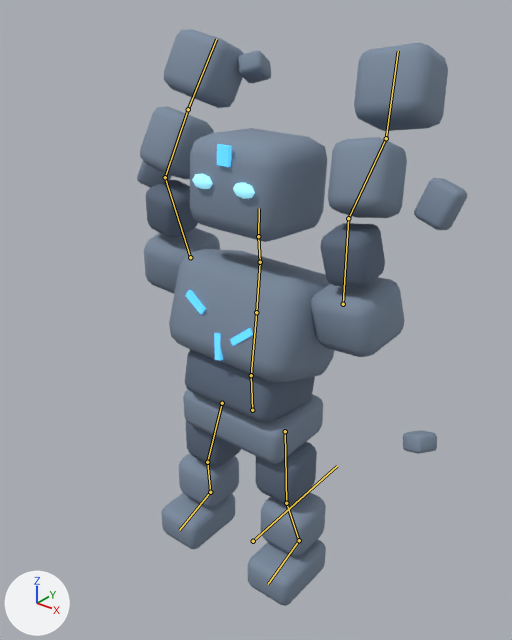
The glTF model godot/assets/models/runestone.glb as it was, and as the next commit left it.
Rendered twice from a camera (50 mm lens) standing at (0.927, -1.116, 1.39) and looking at (0.063, -0.036, 0.72). The lights are fixed; the arrows at lower left show +X, +Y and +Z. The older version comes first. Both versions are drawn at frame 8 of the action 'attack'; the numbers are the values there. The bones that bend it are drawn over the model as lines.

Objects in the first picture: 'CH_Runestone'.
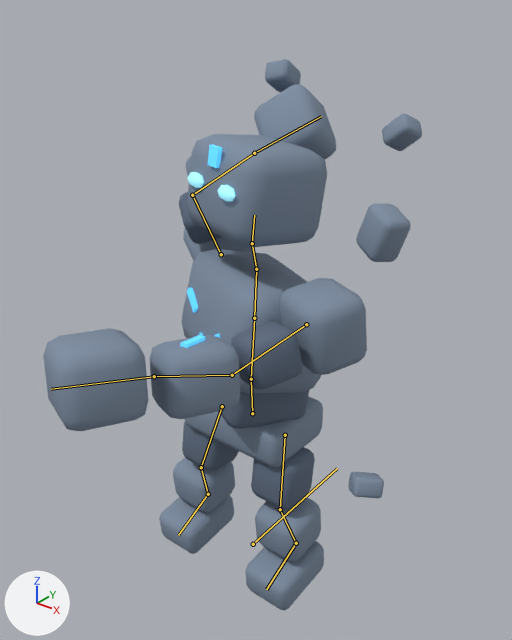
Boxes (x1, y1, x2, y2) around the edits, measured in the pictures (512 x 640 px):
'CH_Runestone', posed (15% wider): before (137, 29, 467, 606); after (43, 59, 422, 611)
bone 'DEF-root', root to tip: before (253, 541) to (337, 466); after (253, 544) to (337, 468)
bone 'DEF-spine', root to tip: before (251, 375) to (256, 312); after (251, 379) to (254, 318)
bone 'DEF-head', root to tip: before (258, 236) to (259, 208); after (252, 243) to (254, 215)
bone 'DEF-upper_arm.L', root to tip: before (343, 304) to (348, 218); after (306, 324) to (232, 375)
bone 'DEF-forearm.L', root to tip: before (348, 218) to (386, 138); after (232, 375) to (154, 376)
bone 'DEF-upper_arm.R', root to tip: before (190, 257) to (165, 177); after (221, 254) to (192, 195)
bone 'DEF-forearm.R', root to tip: before (165, 177) to (188, 109); after (192, 195) to (254, 153)
bone 'DEF-thigh.L', root to tip: before (285, 431) to (286, 503); after (285, 435) to (280, 509)
bone 'DEF-shin.L', root to tip: before (286, 503) to (299, 540); after (280, 509) to (296, 543)
bone 'DEF-thigh.R', root to tip: before (222, 403) to (207, 462); after (222, 406) to (201, 467)
bone 'DEF-shin.R', root to tip: before (207, 462) to (210, 492); after (201, 467) to (208, 494)

What changed in the scene script:
```text
Change bone_def_root:
    where bone_def_root = bpy.data.objects['CH_Runestone_Rig'].pose.bones['DEF-root']
    bone_def_root.location: (0.0, 0.03, 0.01) -> (0.0, 0.03, 0.0)
Change bone_def_spine:
    where bone_def_spine = bpy.data.objects['CH_Runestone_Rig'].pose.bones['DEF-spine']  # child of 'DEF-pelvis'
    bone_def_spine.rotation_quaternion: (0.995, -0.105, 0.0, 0.0) -> (0.972, -0.068, -0.225, 0.003)  # degrees (-12, 0, 0) -> degrees (-9, -26, 2)
Change bone_def_head:
    where bone_def_head = bpy.data.objects['CH_Runestone_Rig'].pose.bones['DEF-head']  # child of 'DEF-neck'
    bone_def_head.rotation_quaternion: (0.998, 0.07, 0.0, 0.0) -> (0.995, 0.0, 0.104, -0.004)  # degrees (8, 0, 0) -> degrees (0, 12, 0)
Change bone_def_upper_arm_l:
    where bone_def_upper_arm_l = bpy.data.objects['CH_Runestone_Rig'].pose.bones['DEF-upper_arm.L']  # child of 'DEF-chest'
    bone_def_upper_arm_l.rotation_quaternion: (0.173, -0.924, -0.2, -0.275) -> (0.79, -0.554, -0.129, -0.227)  # degrees (-165, -35, 20) -> degrees (-67, -27, -14)
Change bone_def_forearm_l:
    where bone_def_forearm_l = bpy.data.objects['CH_Runestone_Rig'].pose.bones['DEF-forearm.L']  # child of 'DEF-upper_arm.L'
    bone_def_forearm_l.rotation_quaternion: (0.966, -0.24, -0.061, -0.075) -> (0.996, -0.081, -0.021, -0.025)  # degrees (-27, -9, -7) -> degrees (-9, -3, -3)
Change bone_def_upper_arm_r:
    where bone_def_upper_arm_r = bpy.data.objects['CH_Runestone_Rig'].pose.bones['DEF-upper_arm.R']  # child of 'DEF-chest'
    bone_def_upper_arm_r.rotation_quaternion: (0.173, -0.924, 0.2, 0.275) -> (0.243, -0.897, -0.048, 0.366)  # degrees (-165, 35, -20) -> degrees (-142, 39, 20)
Change bone_def_forearm_r:
    where bone_def_forearm_r = bpy.data.objects['CH_Runestone_Rig'].pose.bones['DEF-forearm.R']  # child of 'DEF-upper_arm.R'
    bone_def_forearm_r.rotation_quaternion: (0.966, -0.24, 0.061, 0.075) -> (0.843, -0.498, 0.127, 0.156)  # degrees (-27, 9, 7) -> degrees (-60, 22, 8)
Change bone_def_thigh_l:
    where bone_def_thigh_l = bpy.data.objects['CH_Runestone_Rig'].pose.bones['DEF-thigh.L']  # child of 'DEF-pelvis'
    bone_def_thigh_l.rotation_quaternion: (1.0, 0.0, 0.0, 0.0) -> (0.998, -0.068, -0.011, -0.013)  # degrees (0, 0, 0) -> degrees (-8, -1, -1)
Change bone_def_shin_l:
    where bone_def_shin_l = bpy.data.objects['CH_Runestone_Rig'].pose.bones['DEF-shin.L']  # child of 'DEF-thigh.L'
    bone_def_shin_l.rotation_quaternion: (1.0, 0.0, 0.0, 0.0) -> (0.993, 0.12, 0.018, 0.014)  # degrees (0, 0, 0) -> degrees (14, 2, 2)
Change bone_def_thigh_r:
    where bone_def_thigh_r = bpy.data.objects['CH_Runestone_Rig'].pose.bones['DEF-thigh.R']  # child of 'DEF-pelvis'
    bone_def_thigh_r.rotation_quaternion: (1.0, 0.0, 0.0, 0.0) -> (0.998, -0.068, 0.011, 0.013)  # degrees (0, 0, 0) -> degrees (-8, 1, 1)
Change bone_def_shin_r:
    where bone_def_shin_r = bpy.data.objects['CH_Runestone_Rig'].pose.bones['DEF-shin.R']  # child of 'DEF-thigh.R'
    bone_def_shin_r.rotation_quaternion: (1.0, 0.0, 0.0, 0.0) -> (0.993, 0.12, -0.018, -0.014)  # degrees (0, 0, 0) -> degrees (14, -2, -2)
```
